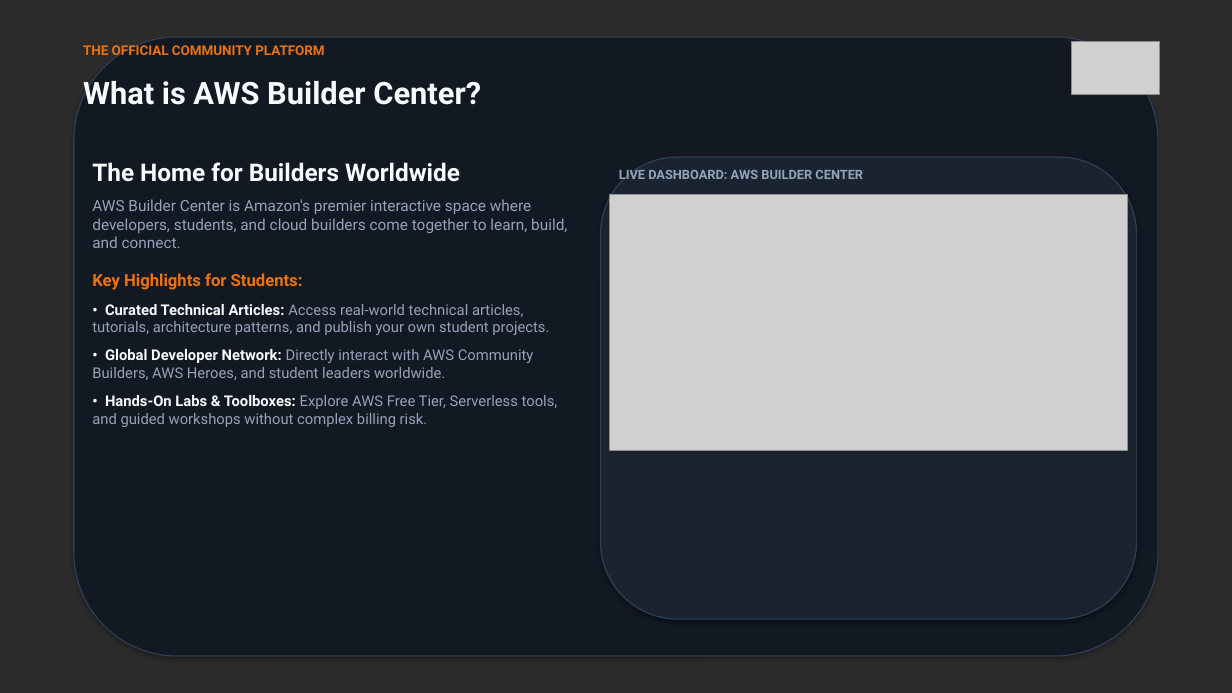
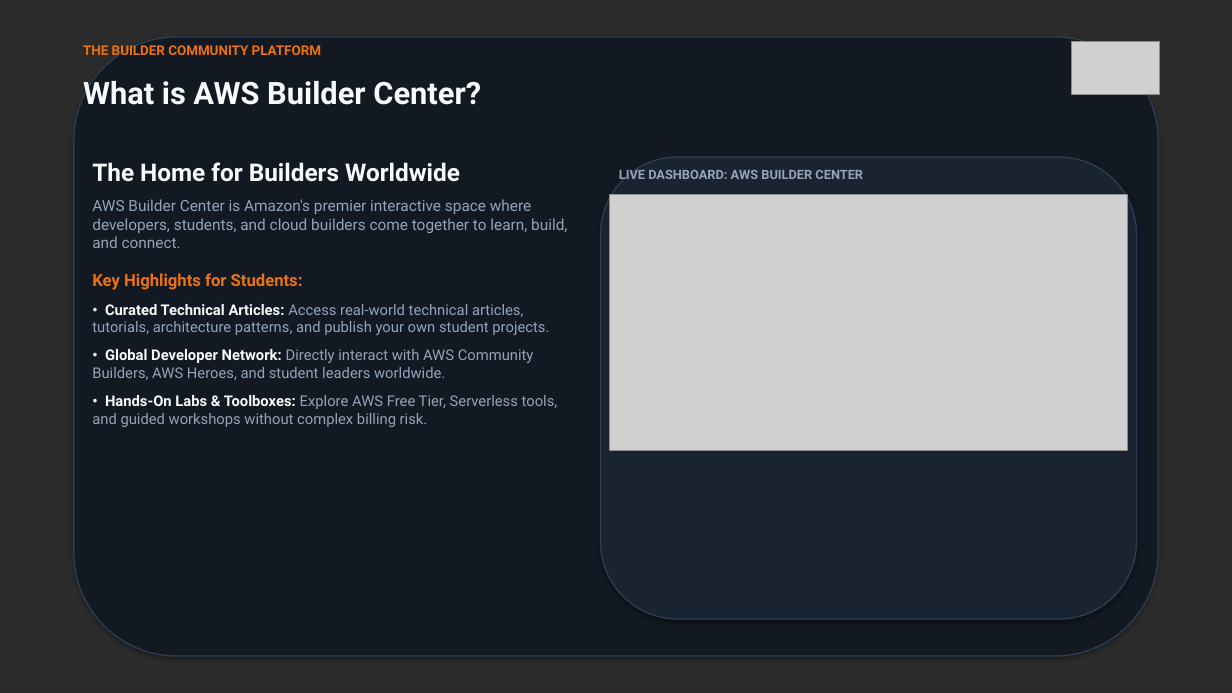
Before and after one commit to sathwikkbhat/AWS-CAMPUSLEADER, a slide deck: slide 3 of AWS_Builder_Center_Class_Announcement.pptx. Drawn at 1232x693 pixels with LibreOffice and Linux fonts; fonts in the diff are those of the drawing; grey boxes stand for pictures; background and template pictures are left out; a plain dark background stands for a picture behind light text. Boxes give left, top, right and bottom in pixels: in the first picture for what was removed or moved away, otherwise in the second. Text is boxed around its words. In the diff, an @@ line names an element or a change of style, - is before the commit and + after.

Commit message:
Refine messaging: tone down claims, use AWS Student Builder Campus Leader, and remove 'official' throughout

```diff
--- a/AWS_Builder_Center_Class_Announcement.pptx
+++ b/AWS_Builder_Center_Class_Announcement.pptx
@@ text at box(83, 42, 321, 59): text changed @@
-THE OFFICIAL COMMUNITY PLATFORM
+THE BUILDER COMMUNITY PLATFORM
```
Also in this commit, not shown: 3 other slides changed, 2 other files.
